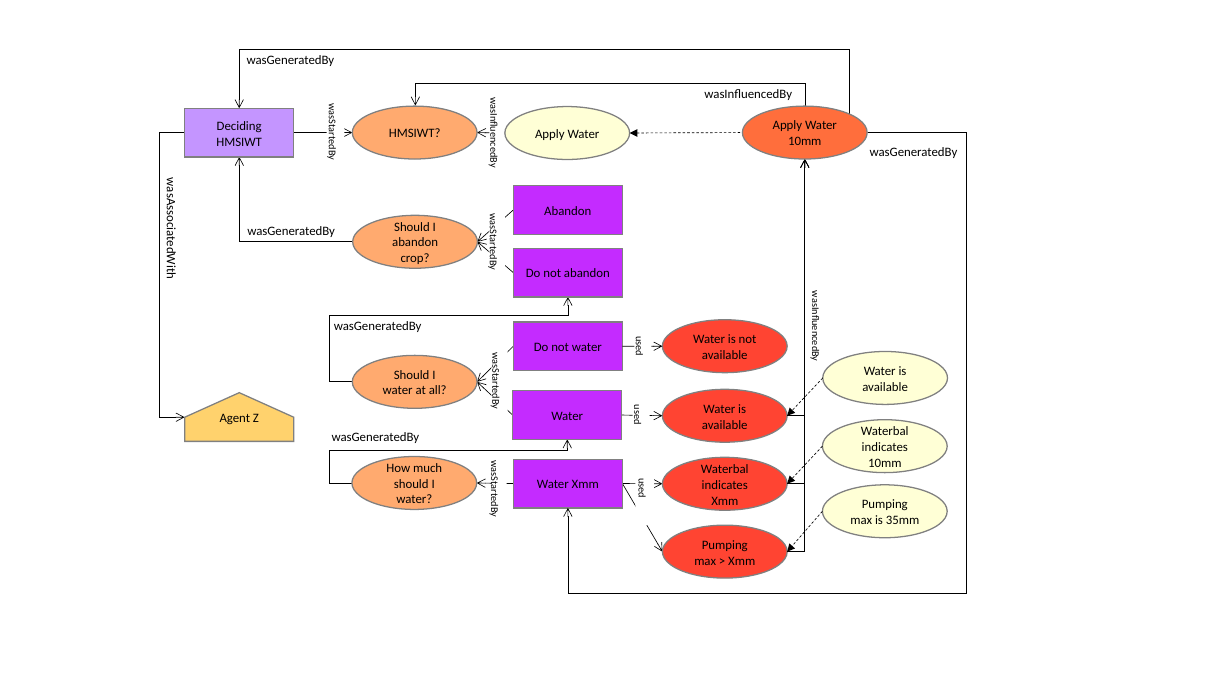
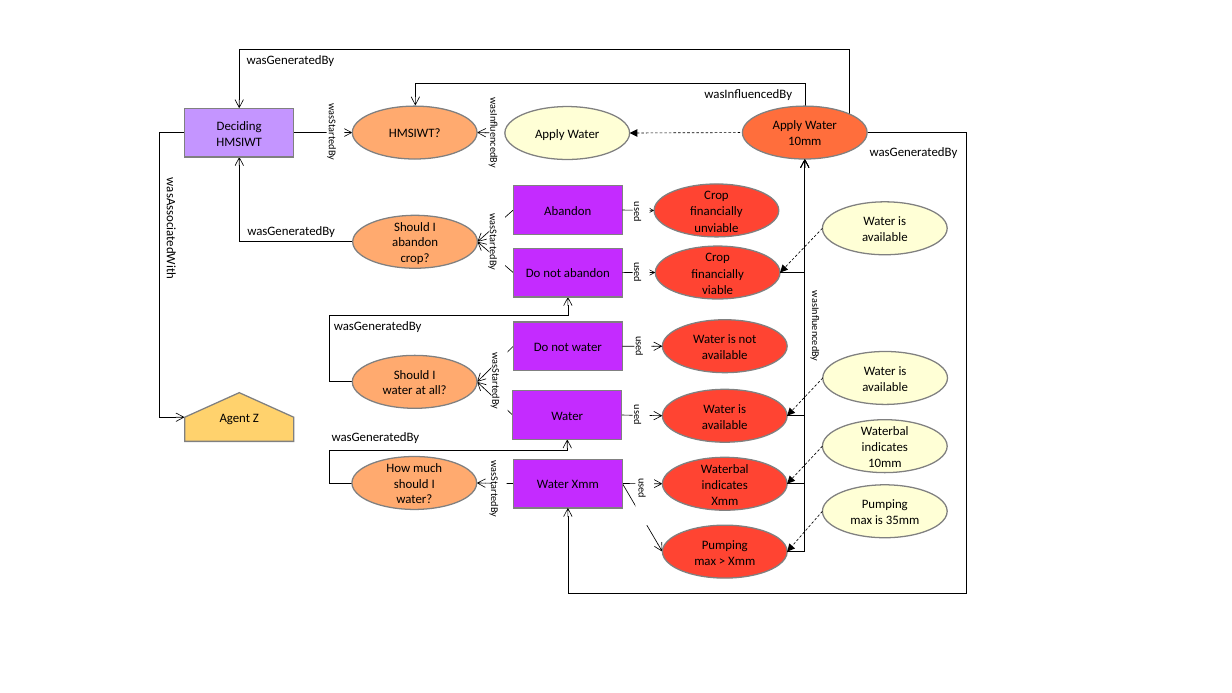
Before and after one commit to nicholascar/decprov-ont, a slide deck: slide 10 of images/diagrams.pptx. Drawn at 1232x693 pixels with LibreOffice and Linux fonts; fonts in the diff are those of the drawing. Boxes give left, top, right and bottom in pixels: in the first picture for what was removed or moved away, otherwise in the second. Text is boxed around its words. In the diff, an @@ line names an element or a change of style, - is before the commit and + after.

```diff
--- a/images/diagrams.pptx
+++ b/images/diagrams.pptx
@@ elbow arrow added from (780, 273) to (805, 159), #000000 0.5 pt @@
@@ rectangle added at <box>633,200,650,224</box>, fill #FFFFFF, 8 pt, text #000000 @@
+used
@@ ellipse added at <box>654,184,779,237</box>, fill #FF4432, outline #808080 1 pt, 10 pt, text #000000 @@
+Crop financially unviable
@@ ellipse added at <box>823,201,947,254</box>, fill #FFFFD6, outline #808080 1 pt, 10 pt, text #000000 @@
+Water is available
@@ arrow added from (623, 210) to (654, 211), #000000 0.5 pt @@
@@ arrow added from (823, 228) to (780, 273), #000000 0.5 pt dashed @@
@@ rectangle added at <box>633,260,650,284</box>, fill #FFFFFF, 8 pt, text #000000 @@
+used
@@ ellipse added at <box>655,246,780,299</box>, fill #FF4432, outline #808080 1 pt, 10 pt, text #000000 @@
+Crop financially viable
@@ arrow added from (623, 273) to (655, 273), #000000 0.5 pt @@
```
Also in this commit, not shown: 1 other file.
